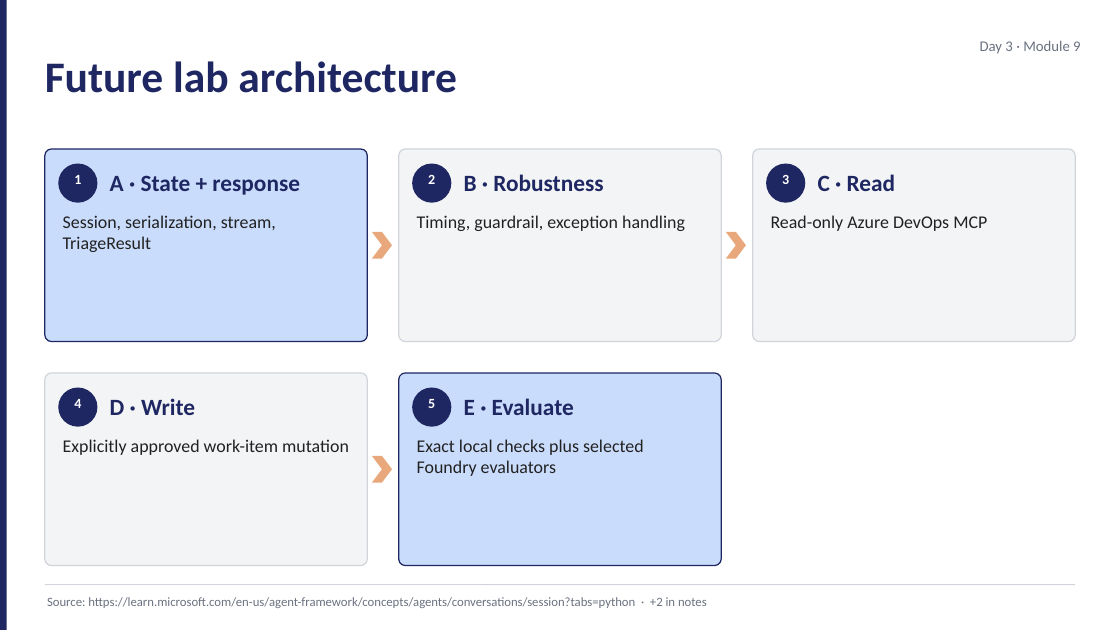
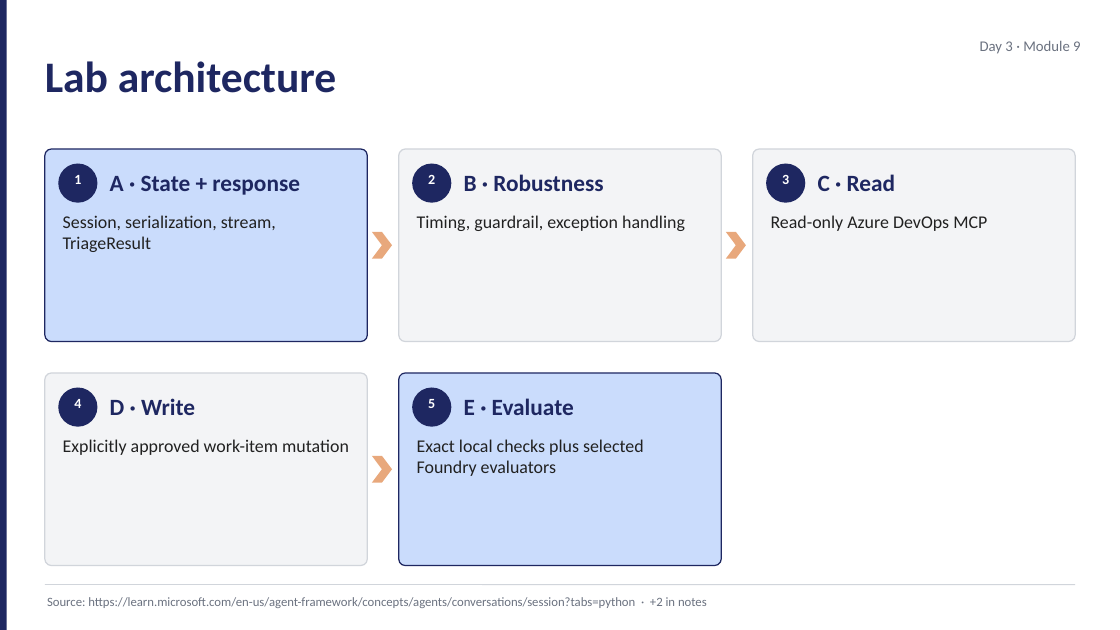
Before and after one commit to JimPiquant/Building-AI-Apps-and-Agents, a slide deck: slide 2 of decks/day3/module-9-lab-kickoff.pptx. Drawn at 1120x630 pixels with LibreOffice and Linux fonts; fonts in the diff are those of the drawing. Boxes give left, top, right and bottom in pixels: in the first picture for what was removed or moved away, otherwise in the second. Text is boxed around its words. In the diff, an @@ line names an element or a change of style, - is before the commit and + after.

```diff
--- a/decks/day3/module-9-lab-kickoff.pptx
+++ b/decks/day3/module-9-lab-kickoff.pptx
@@ text at (x1=45, y1=61, x2=336, y2=93): text changed @@
-Future lab architecture
+Lab architecture
```
Also in this commit, not shown: 3 other slides changed, 1 other file.
